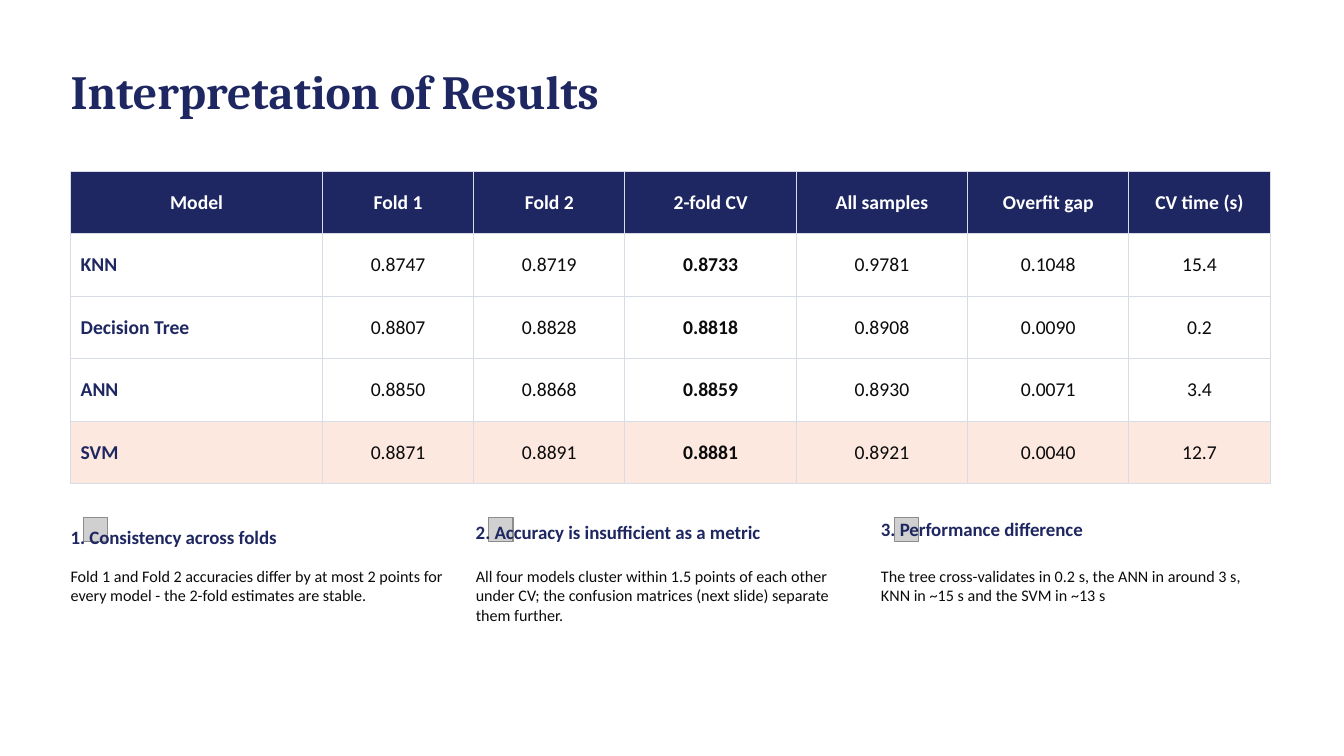
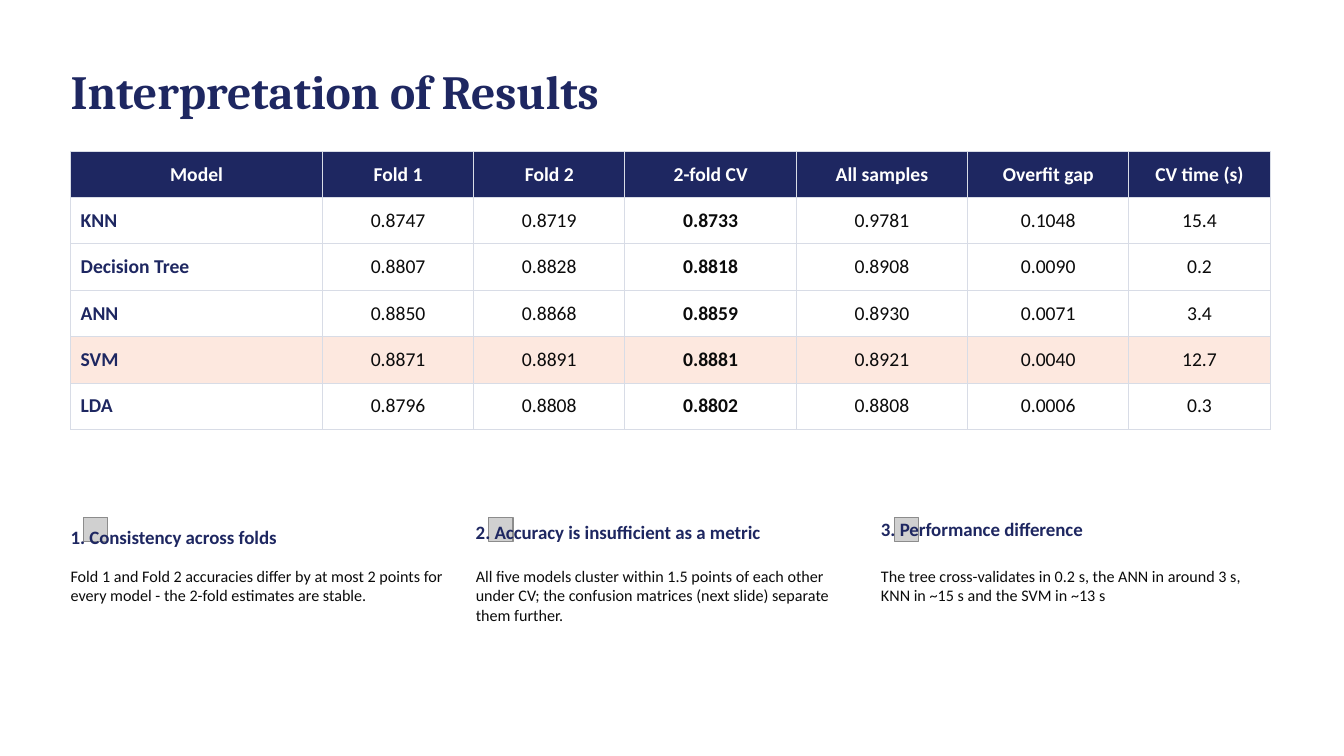
Before and after one commit to davidgathage/ML-application-KNN-SVM-Decision-Trees, a slide deck: slide 7 of Report/Mini project report.pptx. Drawn at 1344x756 pixels with LibreOffice and Linux fonts; fonts in the diff are those of the drawing; grey boxes stand for pictures. Boxes give left, top, right and bottom in pixels: in the first picture for what was removed or moved away, otherwise in the second. Text is boxed around its words. In the diff, an @@ line names an element or a change of style, - is before the commit and + after.

```diff
--- a/Report/Mini project report.pptx
+++ b/Report/Mini project report.pptx
@@ table at (71,151,1270,464) @@
+row 6: LDA | 0.8796 | 0.8808 | 0.8802 | 0.8808 | 0.0006 | 0.3
@@ table: place and size @@
-table at (71,171,1270,484)
+table at (71,151,1270,464)
@@ text at (476,570,829,621): text changed @@
-All four models cluster within 1.5 points of each other under CV; the confusion matrices (next slide) separate them further.
+All five models cluster within 1.5 points of each other under CV; the confusion matrices (next slide) separate them further.
```
Also in this commit, not shown: 6 other slides changed.
